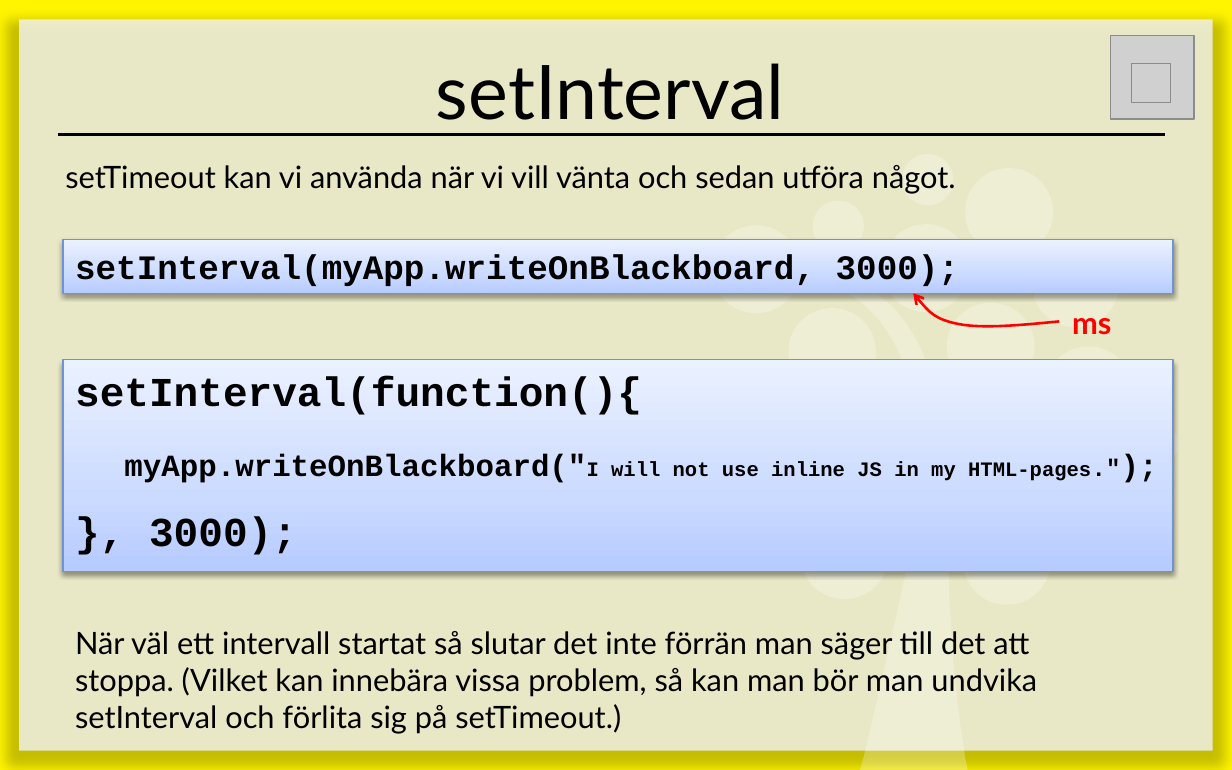
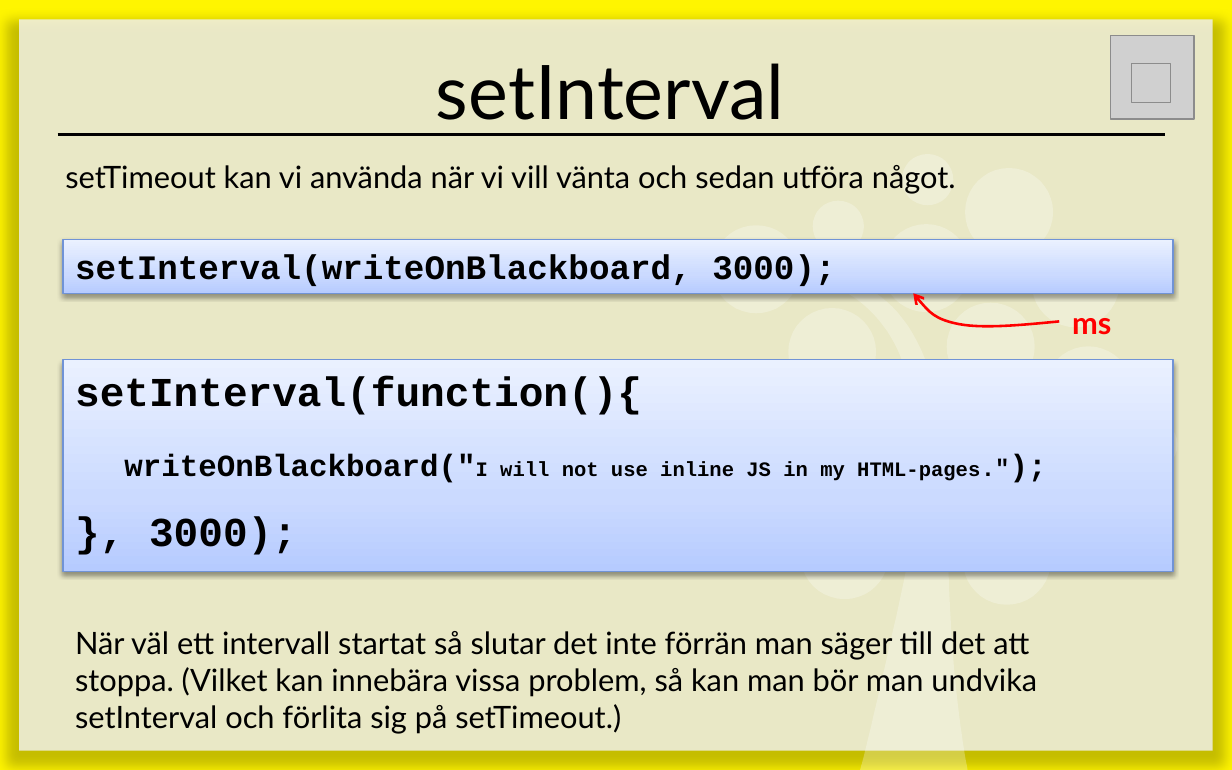
Before and after one commit to 1dv435/Kursmaterial, a slide deck: slide 39 of Föreläsningar/F07 - DOM.pptx (slide 67 before the commit). Drawn at 1232x770 pixels with LibreOffice and Linux fonts; fonts in the diff are those of the drawing; grey boxes stand for pictures. Boxes give left, top, right and bottom in pixels: in the first picture for what was removed or moved away, otherwise in the second. Text is boxed around its words. In the diff, an @@ line names an element or a change of style, - is before the commit and + after.

```diff
--- a/Föreläsningar/F07 - DOM.pptx
+++ b/Föreläsningar/F07 - DOM.pptx
@@ text in rectangle at (75, 254, 835, 286): text changed @@
-setInterval(myApp.writeOnBlackboard, 3000);
+setInterval(writeOnBlackboard, 3000);
@@ text in rectangle at (124, 454, 980, 483): text changed @@
-myApp.writeOnBlackboard("I will not use inline JS in my HTML-pages.");
+writeOnBlackboard("I will not use inline JS in my HTML-pages.");
```
Also in this commit, not shown: 9 other slides changed, 2 slides added, 40 slides removed.
